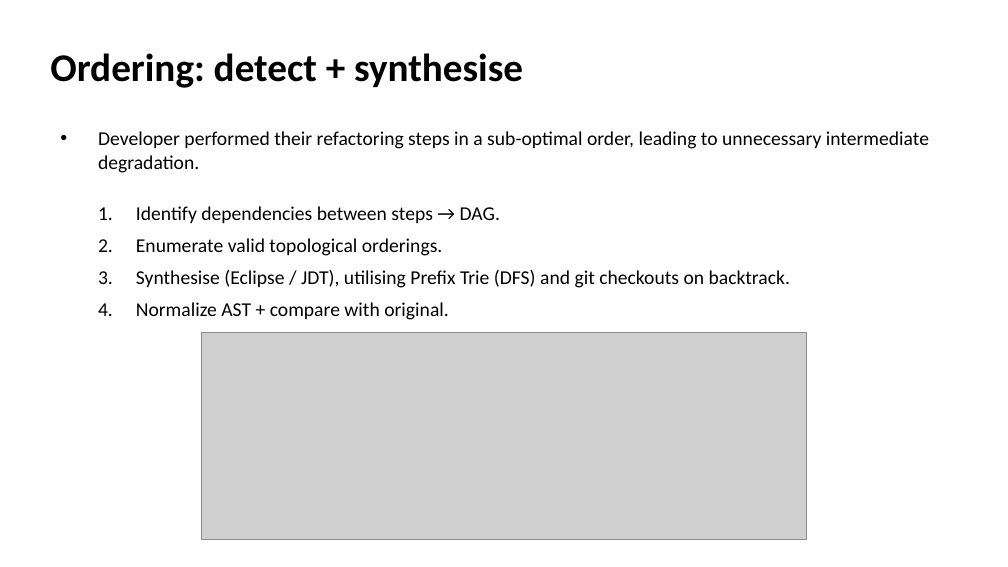
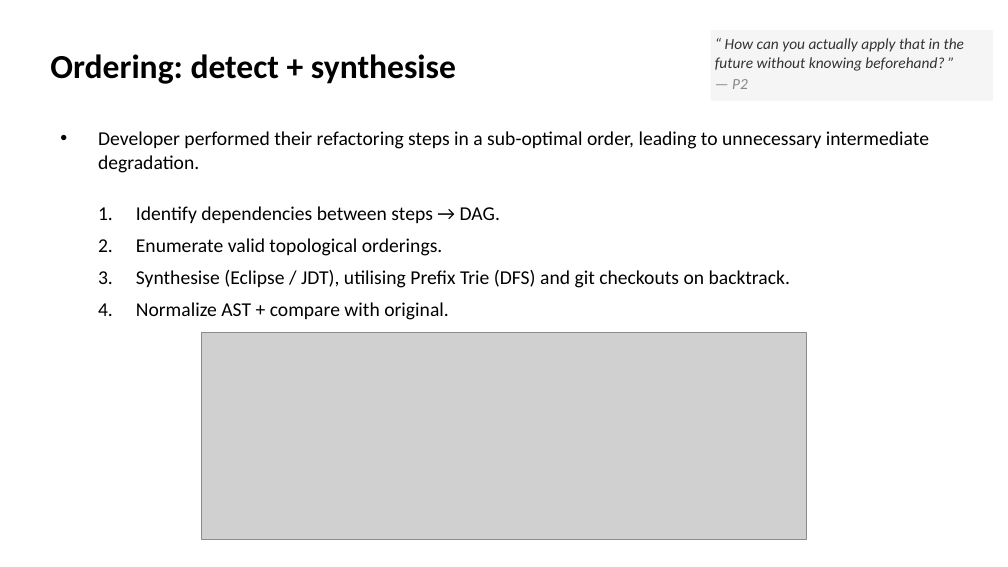
Before and after one commit to EthanHosier/fyp, a slide deck: slide 11 of presentation/slides.pptx. Drawn at 1008x567 pixels with LibreOffice and Linux fonts; fonts in the diff are those of the drawing; grey boxes stand for pictures. Boxes give left, top, right and bottom in pixels: in the first picture for what was removed or moved away, otherwise in the second. Text is boxed around its words. In the diff, an @@ line names an element or a change of style, - is before the commit and + after.

```diff
--- a/presentation/slides.pptx
+++ b/presentation/slides.pptx
@@ text "Ordering: detect + synthesise" at <box>50,54,456,84</box>: size 28 to 24 pt @@
@@ rectangle added at <box>711,30,993,101</box>, fill #F5F5F5, 11 pt, text #333333, italic @@
+“ How can you actually apply that in the future without knowing beforehand? ”
+— P2
```
Also in this commit, not shown: 6 other slides changed, 1 other file.
